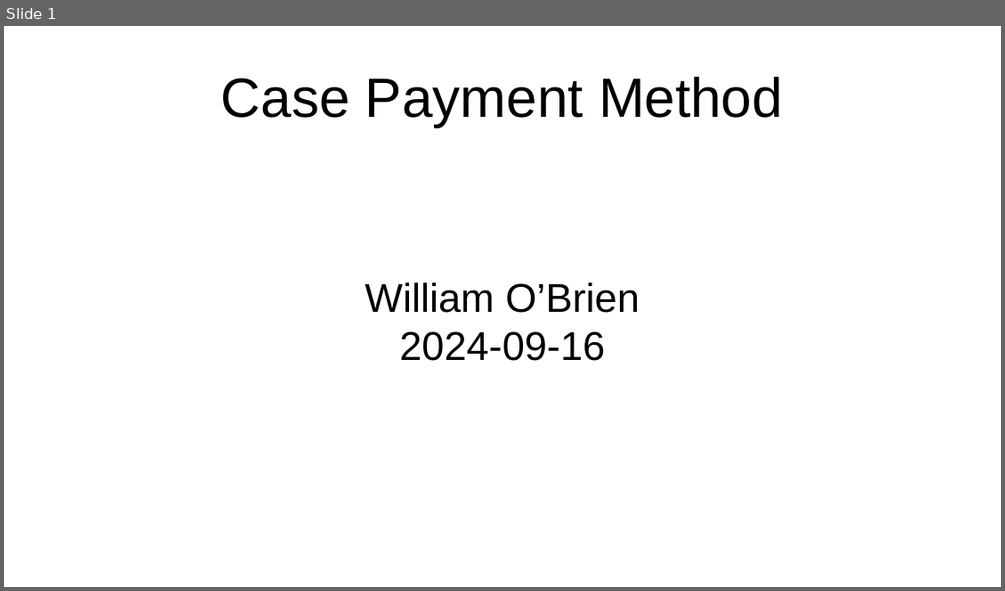
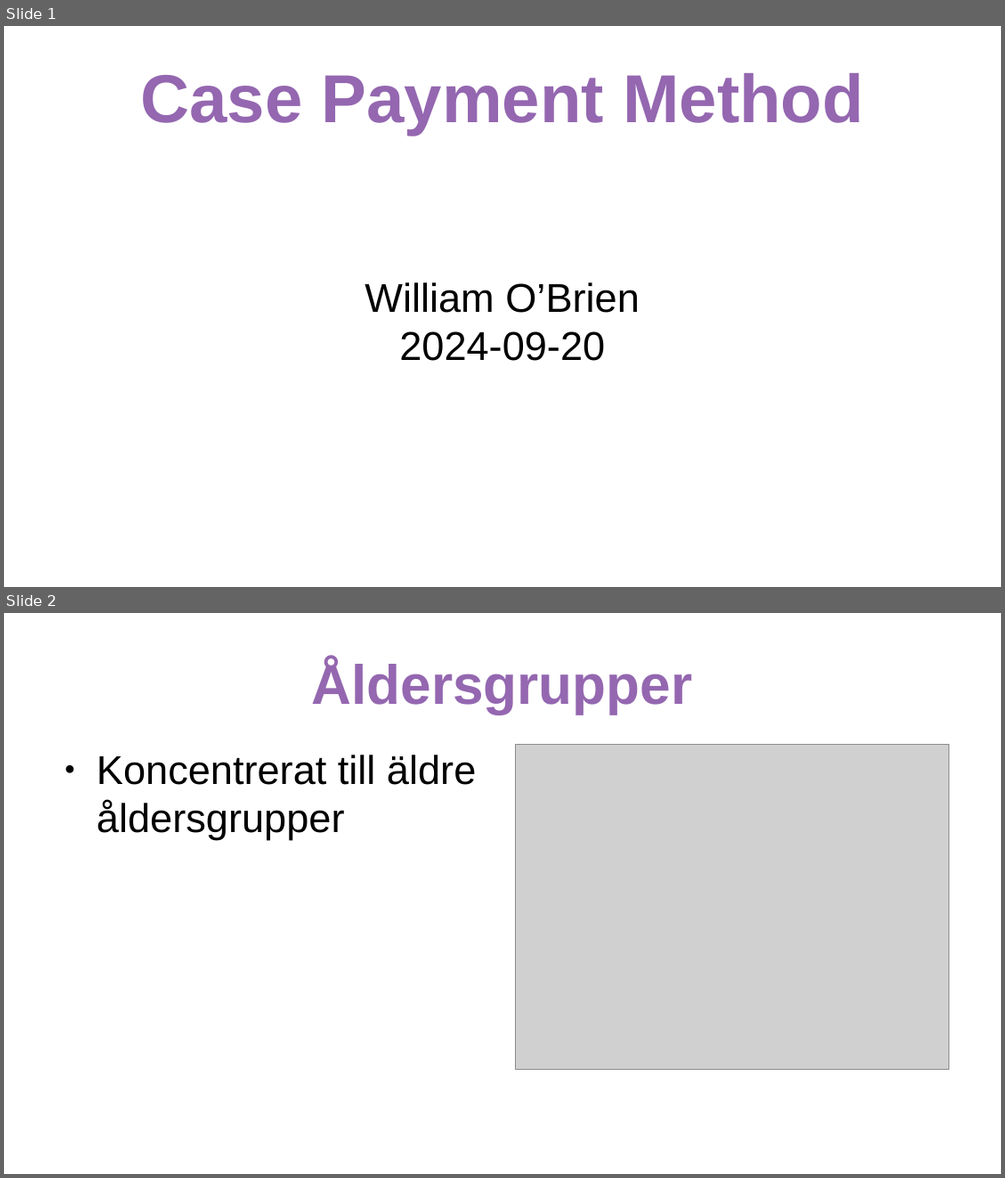
Before and after one commit to samfromsatc/payment_method_case_if, a slide deck: presentation_payment_method.odp. Shown one above the other, each under a label of ours: slide 1 before the commit, slides 1 and 2 after it. The pictures are 1005x591 and 1005x1178 pixels, drawn with LibreOffice and Linux fonts; fonts in the diff are those of the drawing; grey boxes stand for pictures. Boxes give left, top, right and bottom in pixels: in the first picture for what was removed or moved away, otherwise in the second. Text is boxed around its words. In the diff, an @@ line names an element or a change of style, - is before the commit and + after.

```diff
--- a/presentation_payment_method.odp
+++ b/presentation_payment_method.odp
@@ slide 2 added at bbox=[4, 613, 1001, 1174], background #FFFFFF @@
@@ title added at bbox=[312, 659, 692, 714], 44 pt, text #9467B0, bold @@
+Åldersgrupper
@@ picture added at bbox=[516, 744, 949, 1070] @@
@@ text added at bbox=[97, 755, 476, 840], 32 pt, text #000000 @@
+● Koncentrerat till äldre åldersgrupper
@@ slide 1 changed as well @@
@@ title "Case Payment Method" at bbox=[140, 73, 864, 135]: size 44 to 54 pt, text colour #000000 to #9467B0, bold on @@
@@ subtitle at bbox=[399, 331, 605, 361]: text changed @@
-2024-09-16
+2024-09-20
```
Also in this commit, not shown: 7 other slides added, 1 slide removed, 8 other files.
